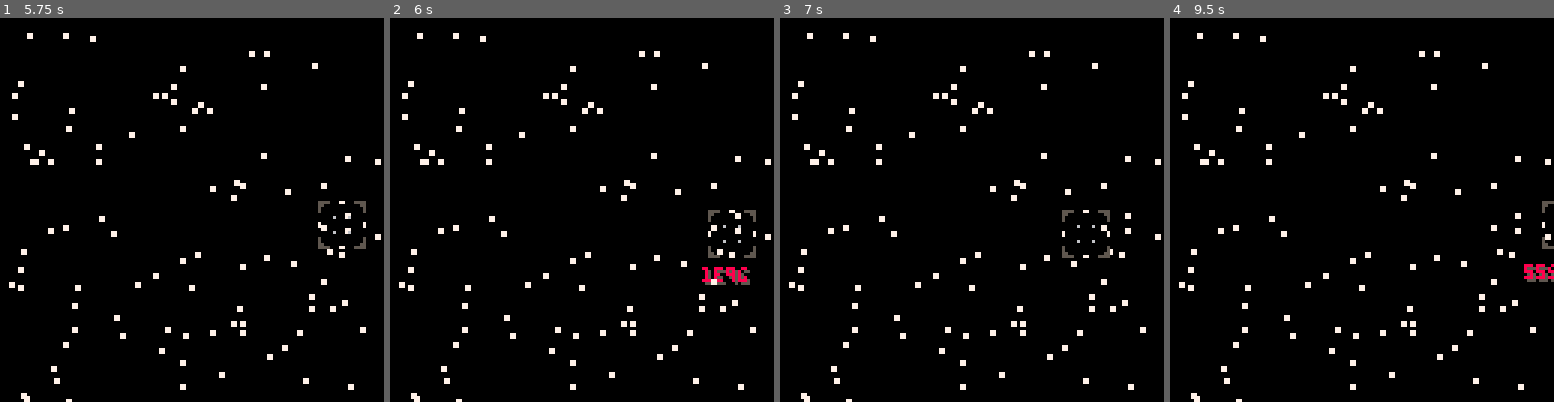
Above: before the commit, frames 1-4 (left to right).
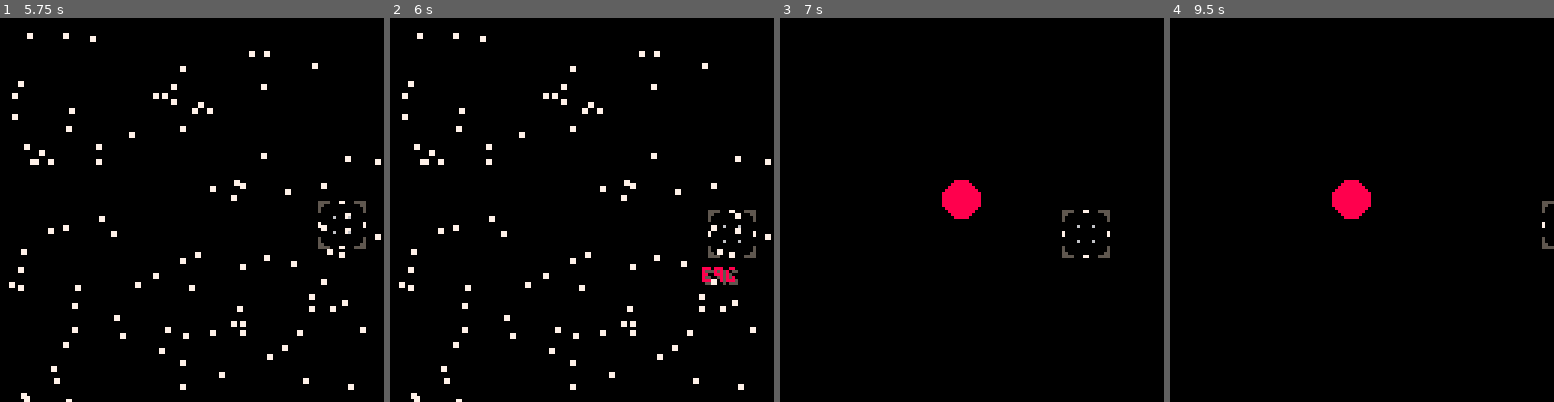
Above: after the commit, the same moments.

Repository: jeffcampbell/Pico-8-Games
Game: PICO-8 cartridge fermi/fermi.p8
Two runs of this game, one before a commit and one after it. Both use one fixed random seed, a clock stepped at 60 frames per second and the inputs below.
Inputs:
- Up to frame 1 (5.75 s): tap X (X key) at 0.33, 0.7, 1.43, 2.58, 3.1, 3.62, 4.13, 4.65, 5.17, 5.68 s; tap O (Z key) at 1.07, 1.8, 2.43, 3.07, 3.7, 4.33, 4.97, 5.6 s; hold Right 2.33-3.33 s; hold Right 3.38-4.22 s; hold Up 4.27-4.67 s; hold Right 4.72-5.72 s
- Up to frame 2 (6 s): hold Down from 5.77 s (still down)
- Up to frame 3 (7 s): release Down at 6.1 s; hold Left 6.15-6.98 s; tap X (X key) at 6.2, 6.72 s; tap O (Z key) at 6.23, 6.87 s
- Up to frame 4 (9.5 s): hold Right 7.03-8.03 s; tap X (X key) every 0.52 s from 7.23 to 9.3 s; tap O (Z key) every 0.63 s from 7.5 to 9.4 s; hold Right 8.08-8.92 s; hold Up 8.97-9.37 s; hold Right from 9.42 s (still down)

Frame 1 is identical in both runs. In frame 2, 0.3% of the frame differs, in the area x 81-94%, y 64-70%; in frame 3, 3.0%; in frame 4, 3.3%, in the area x 2-100%, y 3-100%.

Commit message:
more work on systems

Diff:
--- a/fermi/fermi.p8
+++ b/fermi/fermi.p8
@@ -2,6 +2,8 @@
 version 8
 __lua__
 function _init()
+zoomstate=0
+zoomdetails={}
 add(scopes,scopeconstruct(64,64))
 end
 
@@ -25,14 +27,16 @@
  end
 end
 
-o.examine=function(scope,star)
- for star in all(stars) do
-  if look(scope,star) then
-  -- scope.state=1
-   star.state=1
+o.examine=function(scope,system)
+ for system in all(systems) do
+  if look(scope,system) then
+   system.state=1
+   if (btnp(4)) then
+    zoomstate=1
+    zoomdetails=system
+   end
   else
-  -- scope.state=0
-   star.state=0
+   system.state=0
   end
  end
 end
@@ -48,7 +52,7 @@
 return o
 end
 
-starconstruct=function(x,y,star,h,nh)
+systemconstruct=function(x,y,system,h,nh,starcolor)
 local o={}
 
 --star position
@@ -57,8 +61,11 @@
 --number of planets
 o.planets={habitable=h,nonhabitable=nh}
 
---star designation
-o.star=star
+--system designation
+o.system=system
+
+--star color
+o.starcolor=starcolor
 
 --state machine
 o.state=0
@@ -83,7 +90,7 @@
 
 o.drawname=function(o)
  if (o.state==1) then
-  local name=(o.star .. "s" .. o.planets.habitable .. "e" .. o.planets.nonhabitable .. "g")
+  local name=(o.system .. "s" .. o.planets.habitable .. "e" .. o.planets.nonhabitable .. "g")
   print(sub(name,o.namecount),o.pos.x-7,o.pos.y+17,5)
   print(sub(name,o.namecount),o.pos.x-8,o.pos.y+16,o.namecolor)
    if (o.namecount>0) then
@@ -92,6 +99,10 @@
  else
  o.namecount=10
  end
+end
+
+o.planetdraw=function(o)
+  local hxy={x={0,16,32},y={32}}
 end
 
 return o
@@ -127,34 +138,60 @@
 
 --create stars table
 --and manage star actions
-stars={}
-stars.draw=function()
- foreach(stars, function(o)
+systems={}
+systems.draw=function()
+ foreach(systems, function(o)
   o.draw(o)
   o.drawname(o)
  end)
 end
 
-starcount=0
-stars.create=function()
- if (starcount<100) then
+zoomdraw=function()
+ circfill(60,60,6,zoomdetails.starcolor)
+ foreach(systems, function(o)
+  o.planetdraw(o)
+ end)
+end
+
+systemcount=0
+systems.create=function()
+ if (systemcount<100) then
   local x=flr(rnd(128))
   local y=flr(rnd(128))
   local habitable=flr(rnd(5))
   local nonhabitable=flr(rnd(10))
-  add(stars,starconstruct(x,y,#stars,habitable,nonhabitable))
-  starcount+=1
+  local starcolor=flr(rnd(2))+8
+  add(systems,systemconstruct(
+   x,
+   y,
+   #systems,
+   habitable,
+   nonhabitable,
+   starcolor
+   ))
+  systemcount+=1
  end
 end
 
 function _update()
- stars.create()
+ systems.create()
  scopes.update()
+ if (btn(5)) then
+  zoomstate=0
+ end
 end
 
 function _draw()
+ --clear screen
  cls()
- stars.draw()
+
+if (zoomstate==0) then
+ systems.draw()
+elseif (zoomstate==1) then
+ zoomdraw()
+end
+ -- scope should always be drawn
+ -- last
  scopes.draw()
 end
 
Not shown, changed: 37 lines of the sprite sheet (__gfx__) section of fermi/fermi.p8
